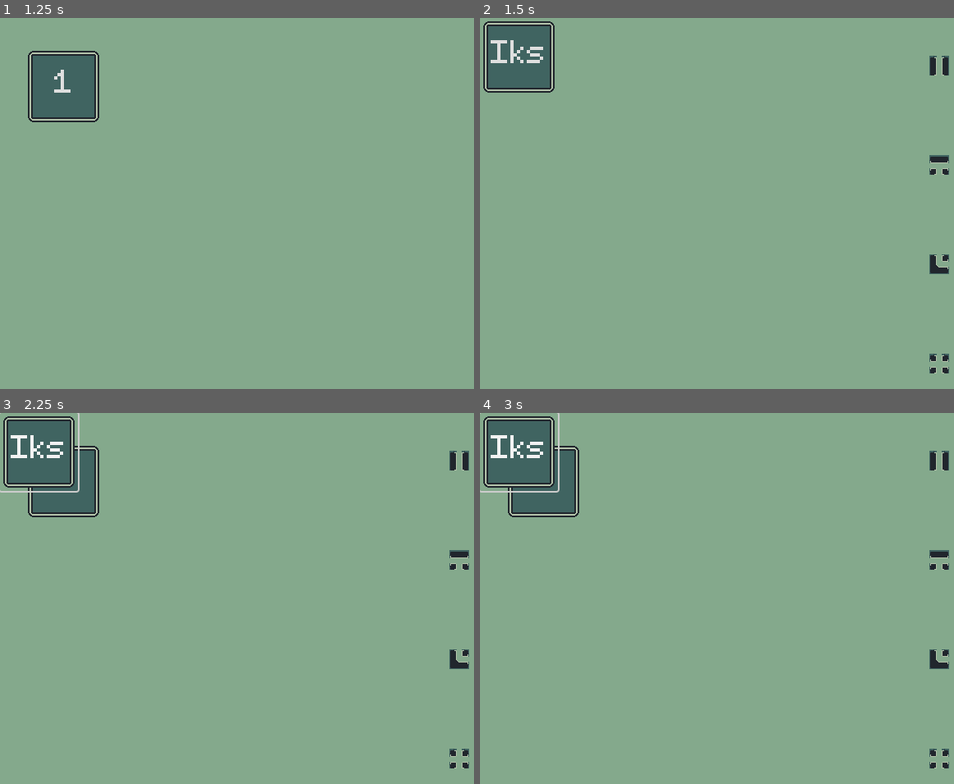
Above: before the commit, frames 1-4 (two rows, left to right).
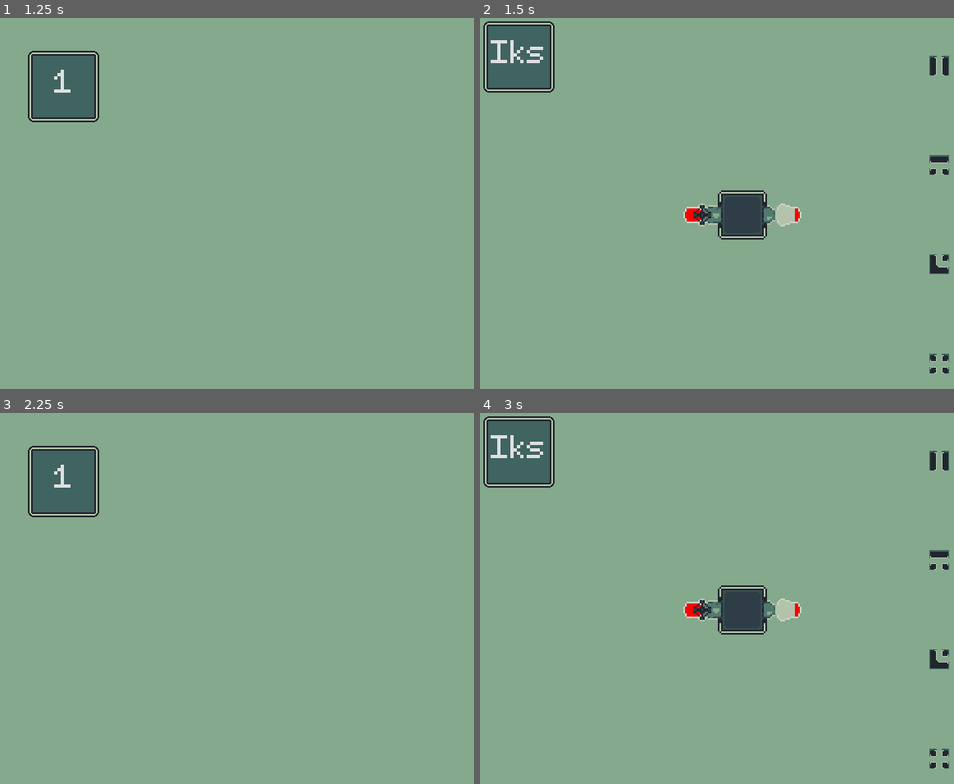
Above: after the commit, the same moments.

Repository: feargrinn/spacejam2024
Game: Godot game, scene res://node_2d.tscn
The game is run twice, just before and just after one commit, with the same random seed, the same clock (stepped at 60 frames per second) and the same inputs.
Inputs (mouse positions are in pixels of both pictures, inside the frame that each line leads up to):
- Up to frame 1 (1.25 s): click (260, 151) at 0.5 s
- Up to frame 2 (1.5 s): click "1" at 1.25 s
- Up to frame 3 (2.25 s): click "Iks" at 2 s
- Up to frame 4 (3 s): click "1" at 2.75 s

Frame 1 is identical in both runs. In frame 2, 2.0% of the frame differs, in the area x 42-68%, y 46-60%; in frame 3, 3.0%; in frame 4, 3.9%, in the area x 0-68%, y 0-60%.
Error before the commit: Parse Error: Could not resolve class "Map". (res://Levels/LevelOne.gd:3)

Commit message:
bugfix remove edges

Diff:
--- a/Map.gd
+++ b/Map.gd
@@ -72,7 +72,6 @@
 	prepare_map()
 	fill_map()
 	level_definition()
-	add_edges()
 	for i in 3:
 		placing_sounds.append(AudioStreamPlayer.new())
 	placing_sounds[0].stream = preload("res://sfx/sfx_pop_down_tile_1.wav")
